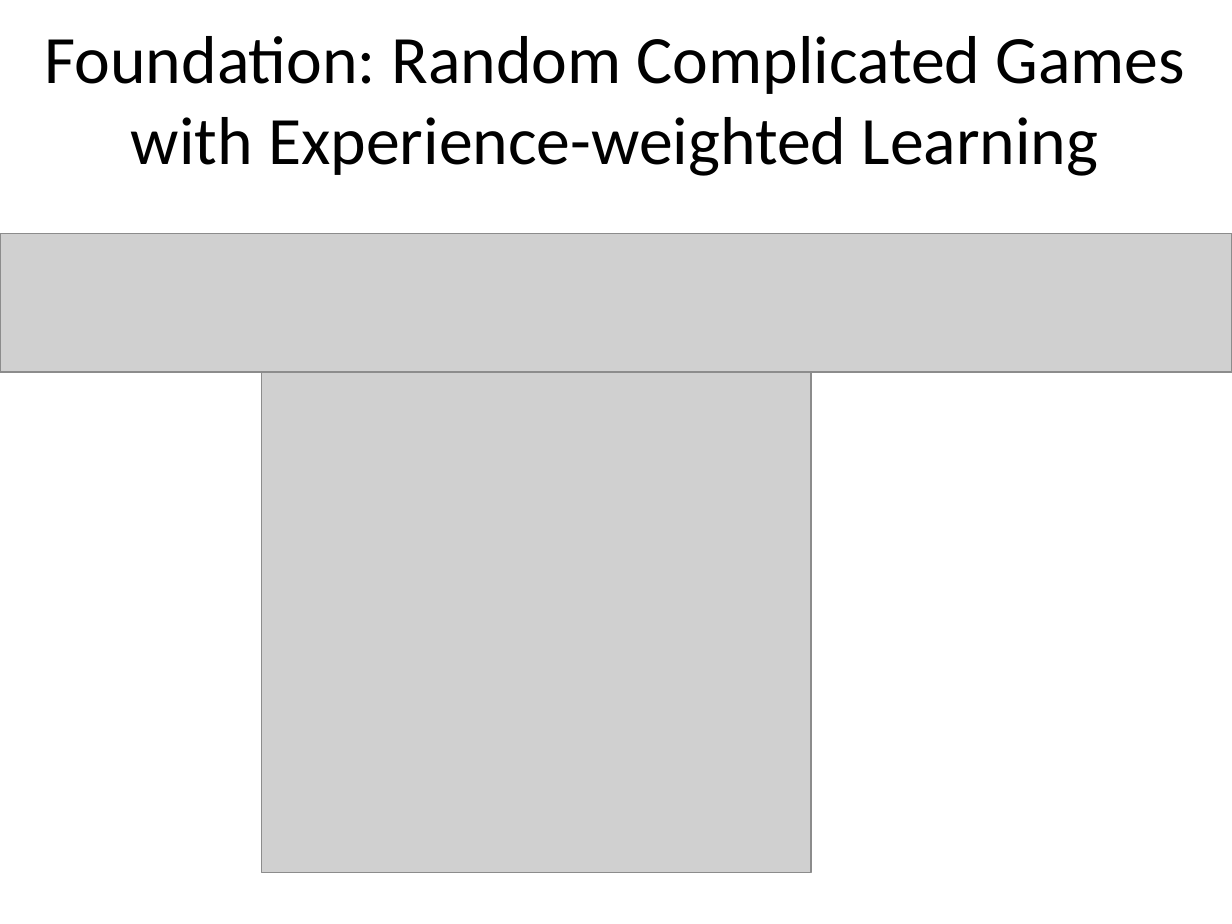
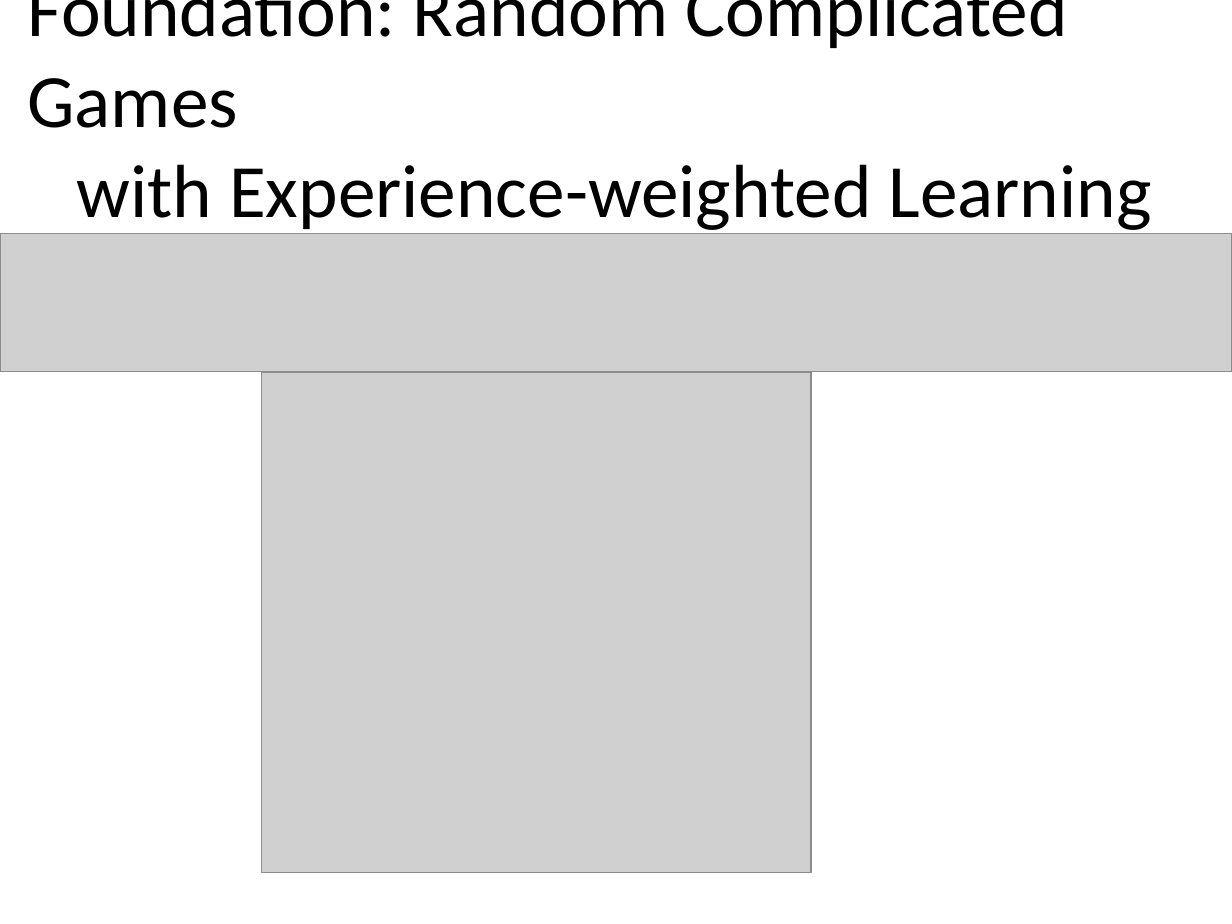
Before and after one commit to woodrad/ic2s2-talk, a slide deck: slide 5 of blobs/Institutional Innovationin Cyber Security - A multilevel computational model.pptx. Drawn at 1232x924 pixels with LibreOffice and Linux fonts; fonts in the diff are those of the drawing; grey boxes stand for pictures. Boxes give left, top, right and bottom in pixels: in the first picture for what was removed or moved away, otherwise in the second. Text is boxed around its words. In the diff, an @@ line names an element or a change of style, - is before the commit and + after.

```diff
--- a/blobs/Institutional Innovationin Cyber Security - A multilevel computational model.pptx
+++ b/blobs/Institutional Innovationin Cyber Security - A multilevel computational model.pptx
@@ text at [28, 0, 1152, 235]: text changed; size 39.6 to 44 pt @@
-Foundation: Random Complicated Games
-with Experience-weighted Learning
+Foundation: Random Complicated Games
+with Experience-weighted Learning
```
Also in this commit, not shown: 3 other slides changed, 2 slides added, 3 slides removed, 1 other file.
